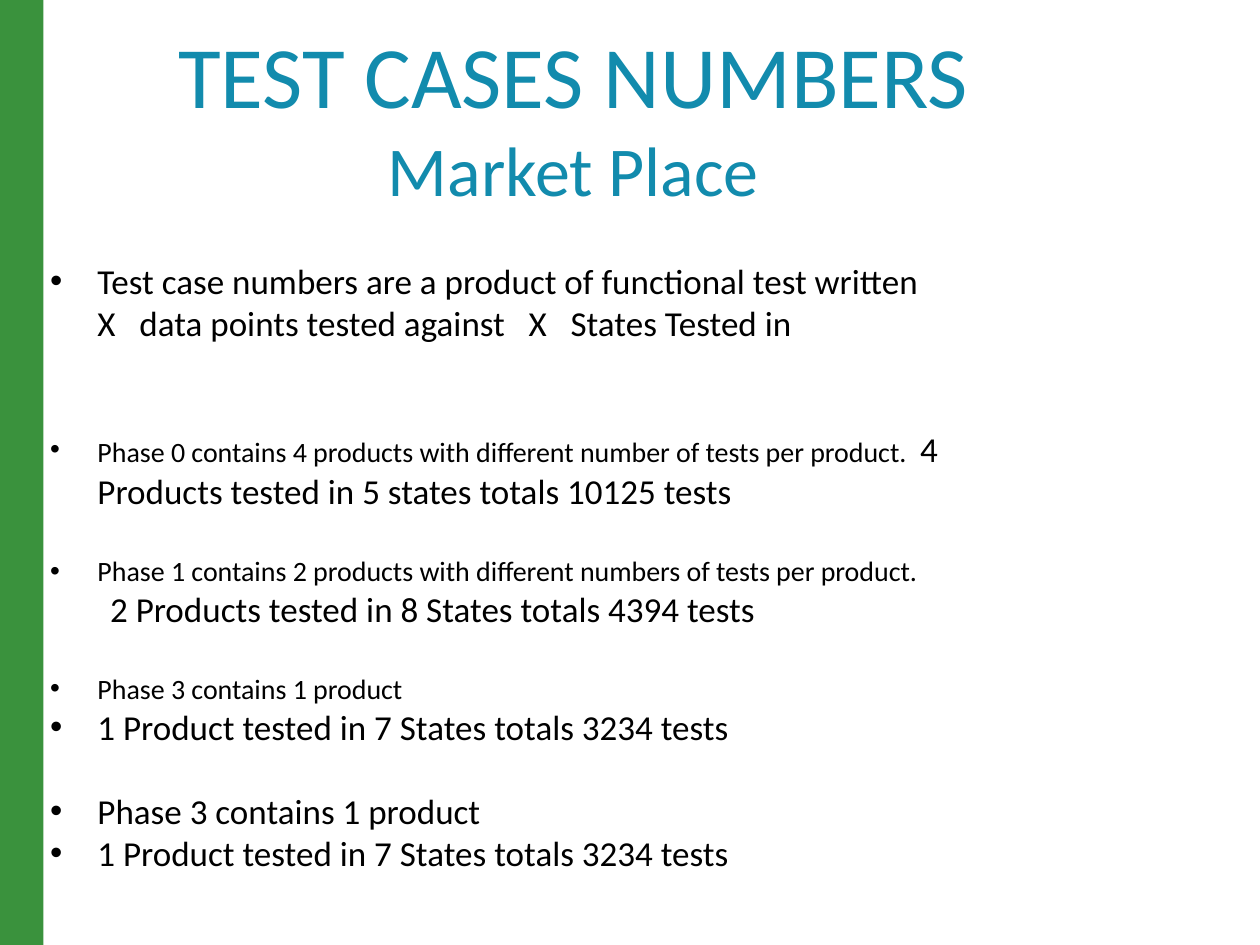
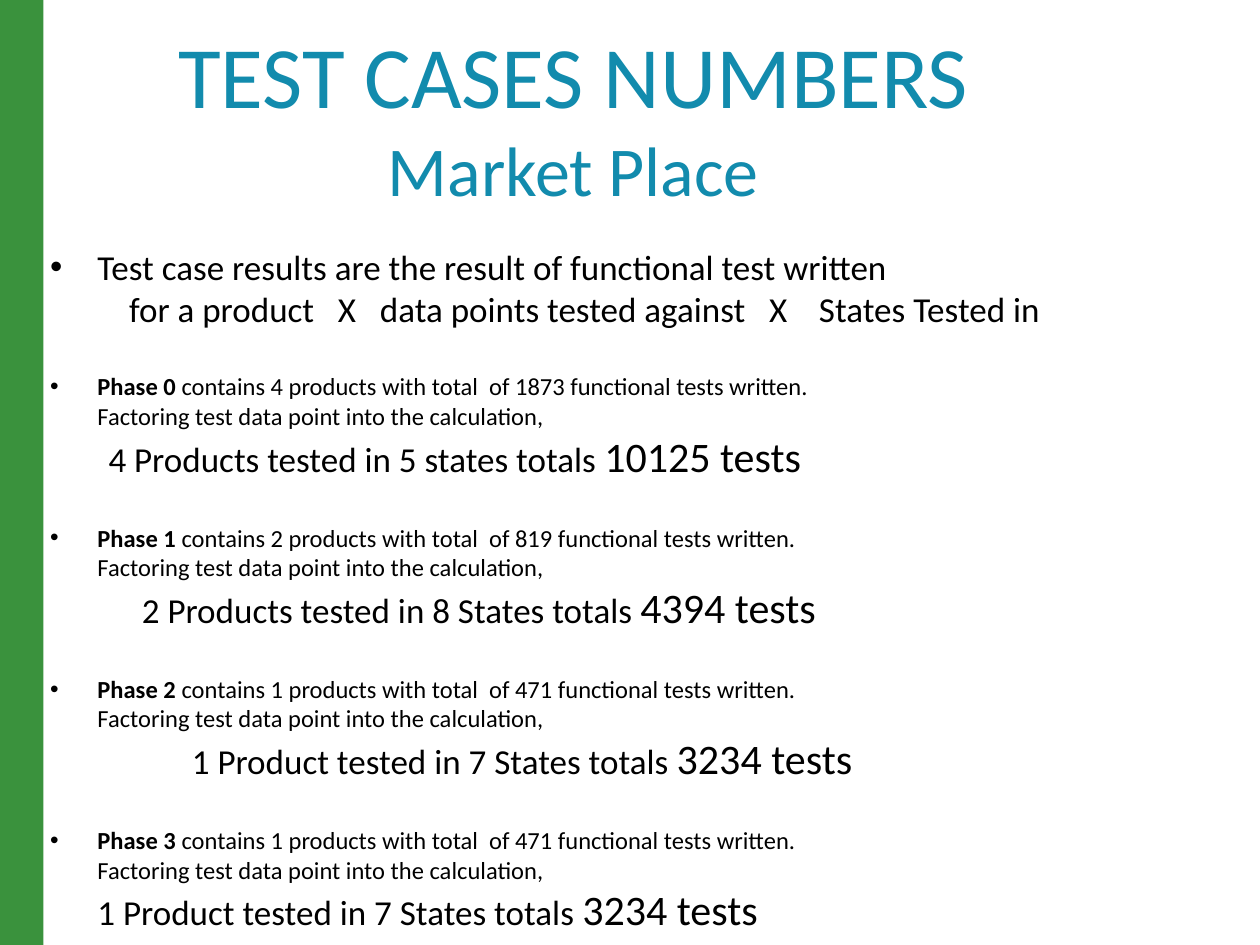
Before and after one commit to raghav9329/mainProf, a slide deck: slide 9 of CurrentWork_Delta/CX_StrategyPowerPoint.pptx. Drawn at 1260x945 pixels with LibreOffice and Linux fonts; fonts in the diff are those of the drawing. Boxes give left, top, right and bottom in pixels: in the first picture for what was removed or moved away, otherwise in the second. Text is boxed around its words. In the diff, an @@ line names an element or a change of style, - is before the commit and + after.

Commit message:
4/12/18 continued work on slided and calculations of test cases

```diff
--- a/CurrentWork_Delta/CX_StrategyPowerPoint.pptx
+++ b/CurrentWork_Delta/CX_StrategyPowerPoint.pptx
@@ text at <box>97,255,1039,926</box>: text changed; size 20 to 14 pt @@
-• Test case numbers are a product of functional test written X data points tested against X States Tested in
-• Phase 0 contains 4 products with different number of tests per product. 4 Products tested in 5 states totals 10125 tests
-• Phase 1 contains 2 products with different numbers of tests per product. 2 Products tested in 8 States totals 4394 tests
-• Phase 3 contains 1 product
-• 1 Product tested in 7 States totals 3234 tests
-• Phase 3 contains 1 product
-• 1 Product tested in 7 States totals 3234 tests
+• Test case results are the result of functional test written for a product X data points tested against X States Tested in
+• Phase 0 contains 4 products with total of 1873 functional tests written. Factoring test data point into the calculation, 4 Products tested in 5 states totals 10125 tests
+• Phase 1 contains 2 products with total of 819 functional tests written. Factoring test data point into the calculation, 2 Products tested in 8 States totals 4394 tests
+• Phase 2 contains 1 products with total of 471 functional tests written. Factoring test data point into the calculation, 1 Product tested in 7 States totals 3234 tests
+• Phase 3 contains 1 products with total of 471 functional tests written. Factoring test data point into the calculation, 1 Product tested in 7 States totals 3234 tests
```
Also in this commit, not shown: 3 other slides changed, 1 other file.
